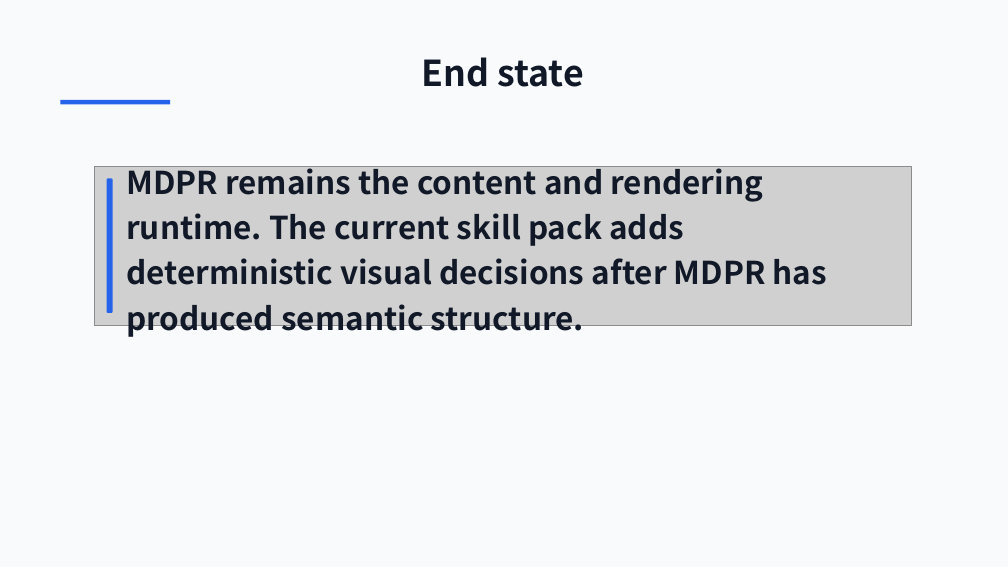
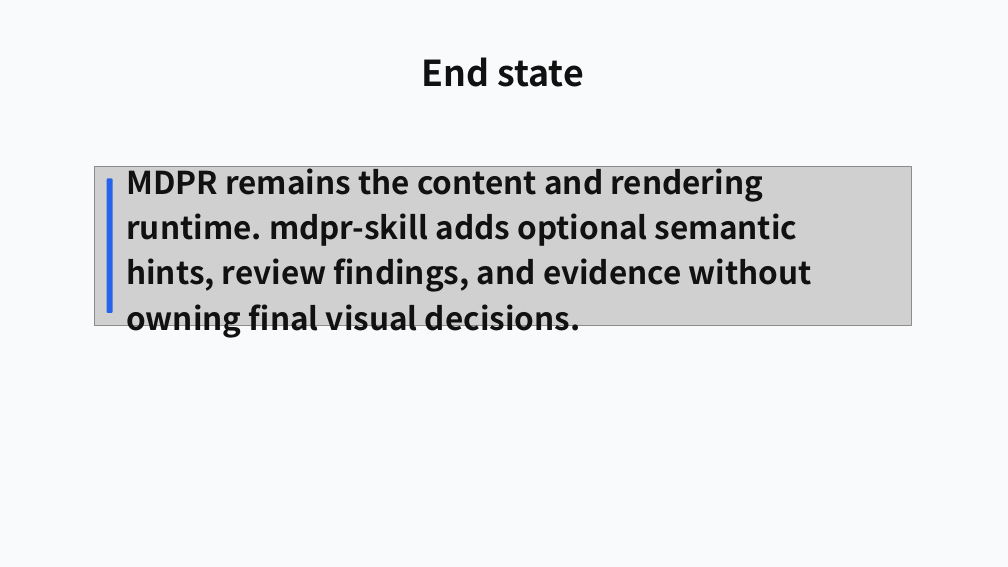
Before and after one commit to ch040602/mdpr-skill, a slide deck: slide 35 of artifacts/mdpr-vs-skill/mdpr-baseline-result.pptx (slide 46 before the commit). Drawn at 1008x567 pixels with LibreOffice and Linux fonts; fonts in the diff are those of the drawing; grey boxes stand for pictures. Boxes give left, top, right and bottom in pixels: in the first picture for what was removed or moved away, otherwise in the second. Text is boxed around its words. In the diff, an @@ line names an element or a change of style, - is before the commit and + after.

Commit message:
Rebuild visual comparison evidence

```diff
--- a/artifacts/mdpr-vs-skill/mdpr-baseline-result.pptx
+++ b/artifacts/mdpr-vs-skill/mdpr-baseline-result.pptx
@@ text "End state" at [422, 57, 583, 87]: text colour #111827 to #111111 @@
@@ rectangle removed at [60, 100, 170, 104] @@
@@ text at [126, 162, 812, 339]: text changed; text colour #111827 to #111111 @@
-MDPR remains the content and rendering runtime. The current skill pack adds deterministic visual decisions after MDPR has produced semantic structure.
+MDPR remains the content and rendering runtime. mdpr-skill adds optional semantic hints, review findings, and evidence without owning final visual decisions.
```
Also in this commit, not shown: 32 other slides changed, 2 slides added, 13 slides removed, 22 other files.
